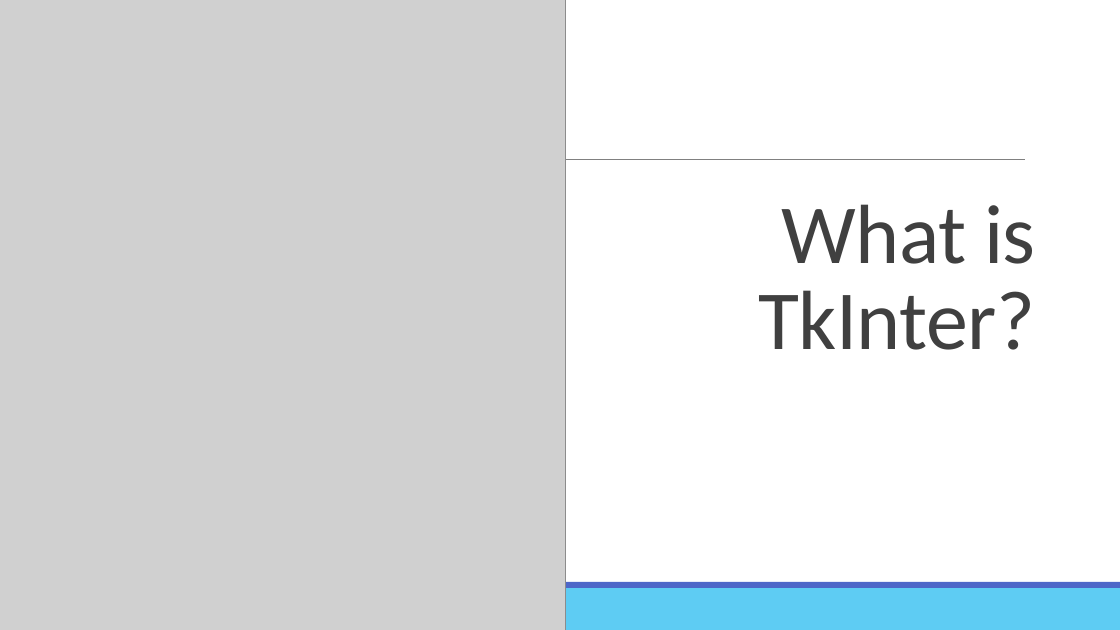
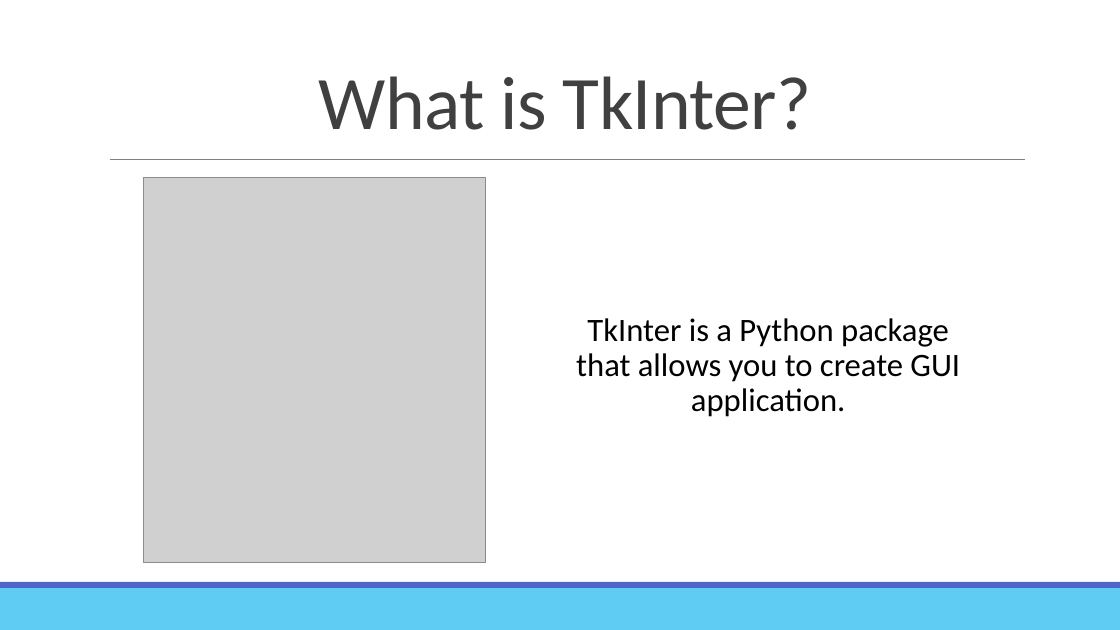
Before and after one commit to 24tweikel/TkInterTutorial, a slide deck: slide 4 of tkinter.pptx (slide 3 before the commit). Drawn at 1120x630 pixels with LibreOffice and Linux fonts; fonts in the diff are those of the drawing; grey boxes stand for pictures. Boxes give left, top, right and bottom in pixels: in the first picture for what was removed or moved away, otherwise in the second. Text is boxed around its words. In the diff, an @@ line names an element or a change of style, - is before the commit and + after.

```diff
--- a/tkinter.pptx
+++ b/tkinter.pptx
@@ title "What is TkInter?": place and size @@
-title "What is TkInter?" at [758, 204, 1035, 350]
+title "What is TkInter?" at [319, 76, 812, 130]
@@ title "What is TkInter?" at [319, 76, 812, 130]: size 72 to 64.8 pt @@
@@ picture: place and size @@
-picture at [0, 0, 566, 630]
+picture at [144, 177, 486, 563]
@@ text added at [576, 318, 960, 417], 28 pt, text #000000 @@
+TkInter is a Python package that allows you to create GUI application.
```
Also in this commit, not shown: 7 other slides changed, 4 slides added, 1 slide removed, 8 other files.
